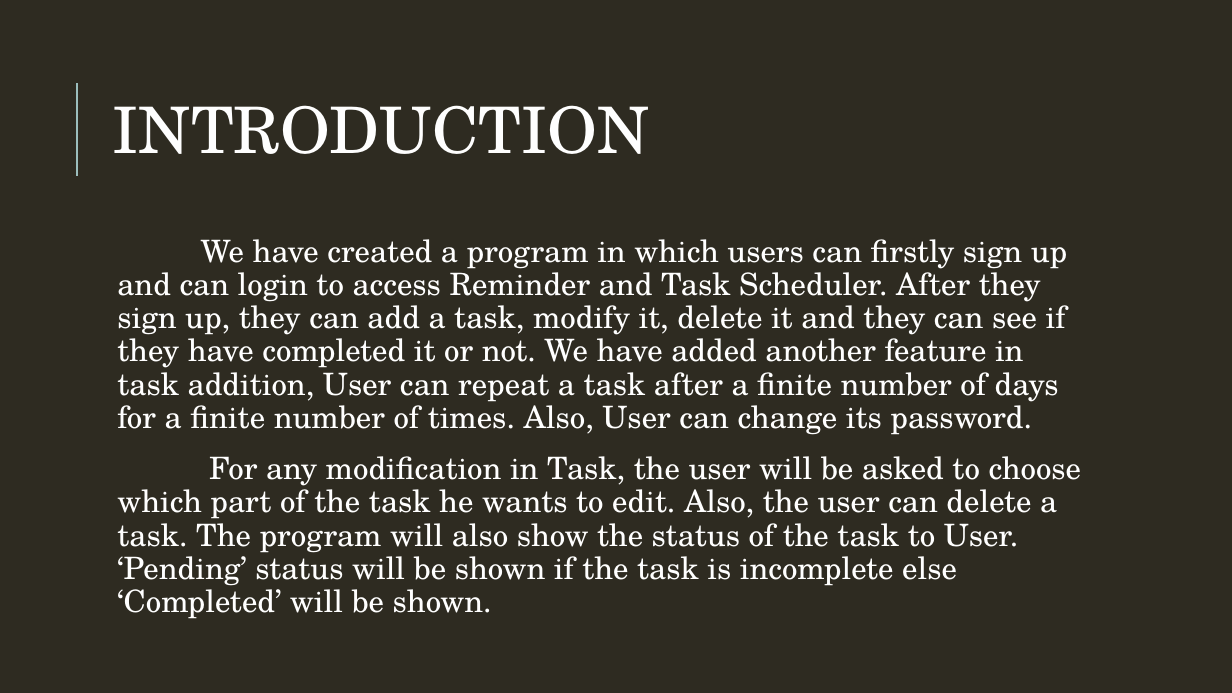
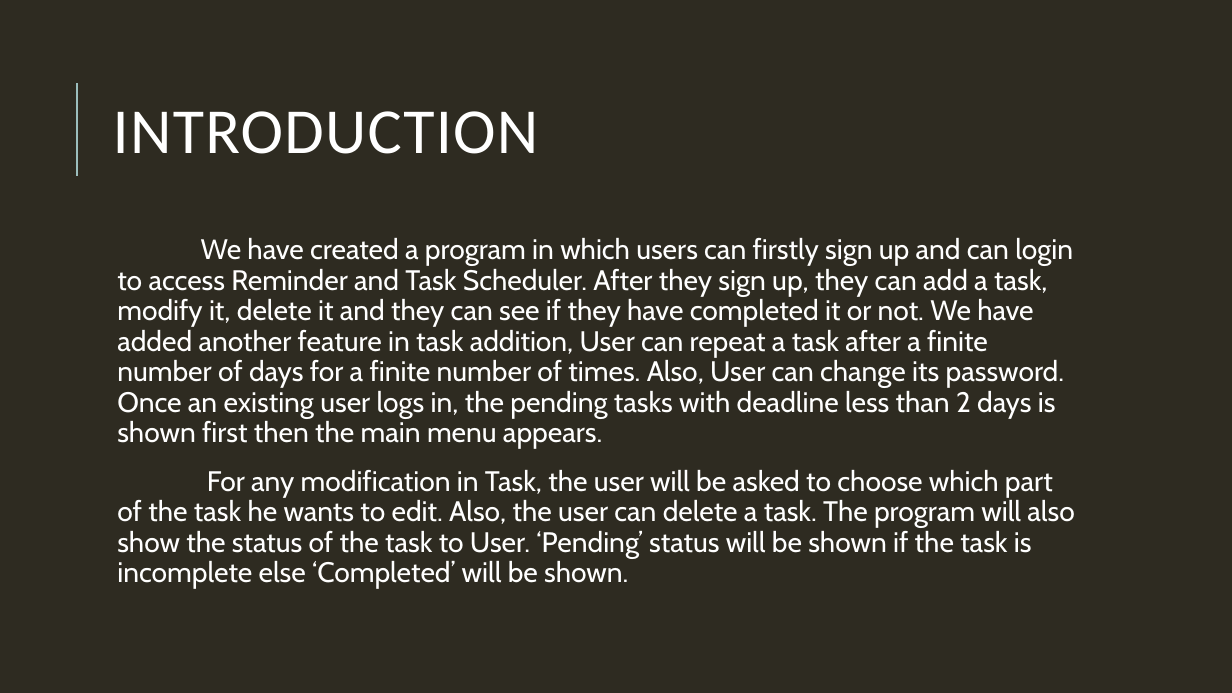
Before and after one commit to Yaksh1311/Capstone, a slide deck: slide 4 of Presentation.pptx. Drawn at 1232x693 pixels with LibreOffice and Linux fonts; fonts in the diff are those of the drawing. Boxes give left, top, right and bottom in pixels: in the first picture for what was removed or moved away, otherwise in the second. Text is boxed around its words. In the diff, an @@ line names an element or a change of style, - is before the commit and + after.

Commit message:
Presentation update

```diff
--- a/Presentation.pptx
+++ b/Presentation.pptx
@@ title "INTRODUCTION" at (113, 111, 539, 154): font TeX Gyre Schola to Calibri, text colour #FEFEFE to #FFFFFF, letter spacing 0 to 1 pt @@
@@ text at (117, 238, 1073, 449): text changed; size 24 to 22 pt; font TeX Gyre Schola to Cabin @@
-  We have created a program in which users can firstly sign up and can login to access Reminder and Task Scheduler. After they sign up, they can add a task, modify it, delete it and they can see if they have completed it or not. We have added another feature in task addition, User can repeat a task after a finite number of days for a finite number of times. Also, User can change its password.
+  We have created a program in which users can firstly sign up and can login to access Reminder and Task Scheduler. After they sign up, they can add a task, modify it, delete it and they can see if they have completed it or not. We have added another feature in task addition, User can repeat a task after a finite number of days for a finite number of times. Also, User can change its password. Once an existing user logs in, the pending tasks with deadline less than 2 days is shown first then the main menu appears.
@@ text at (117, 470, 1074, 589): size 24 to 22 pt, font TeX Gyre Schola to Cabin in "For any modification in Task, the user ..."; indent changed @@
```
Also in this commit, not shown: 20 other slides changed, 4 other files.
